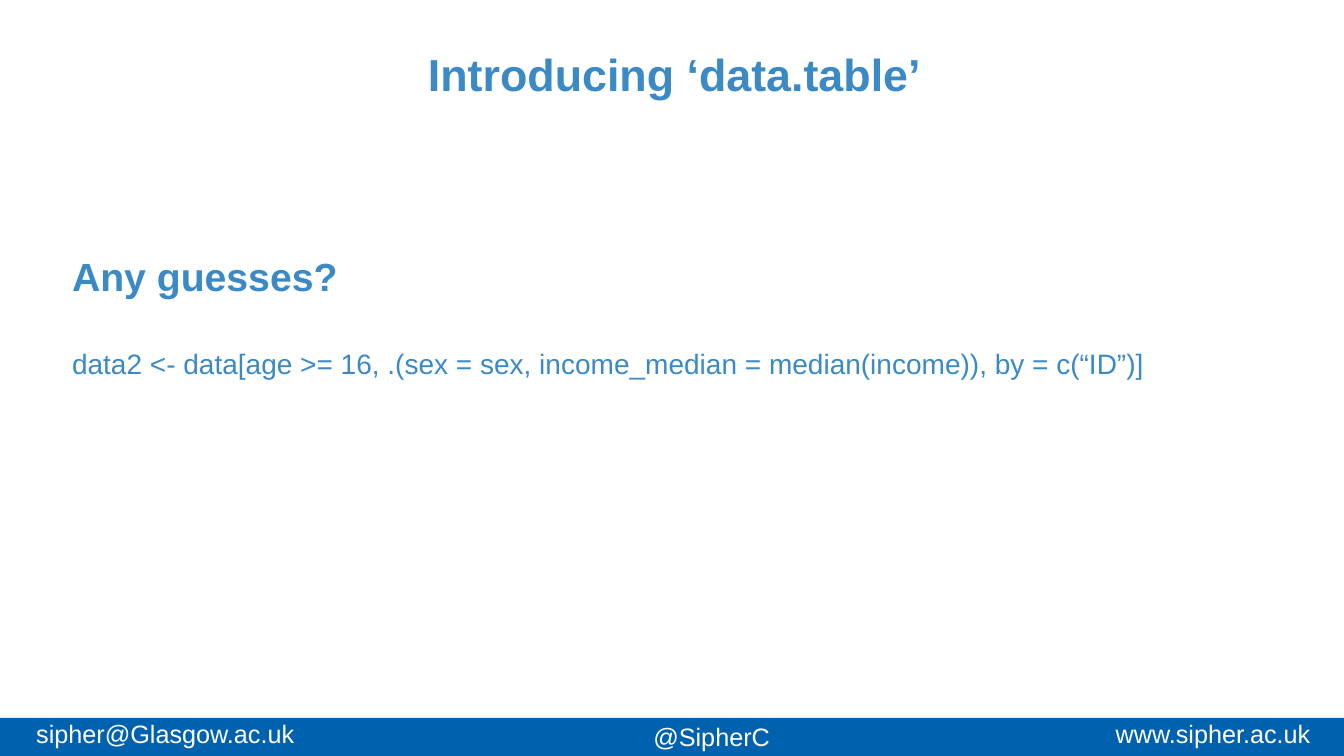
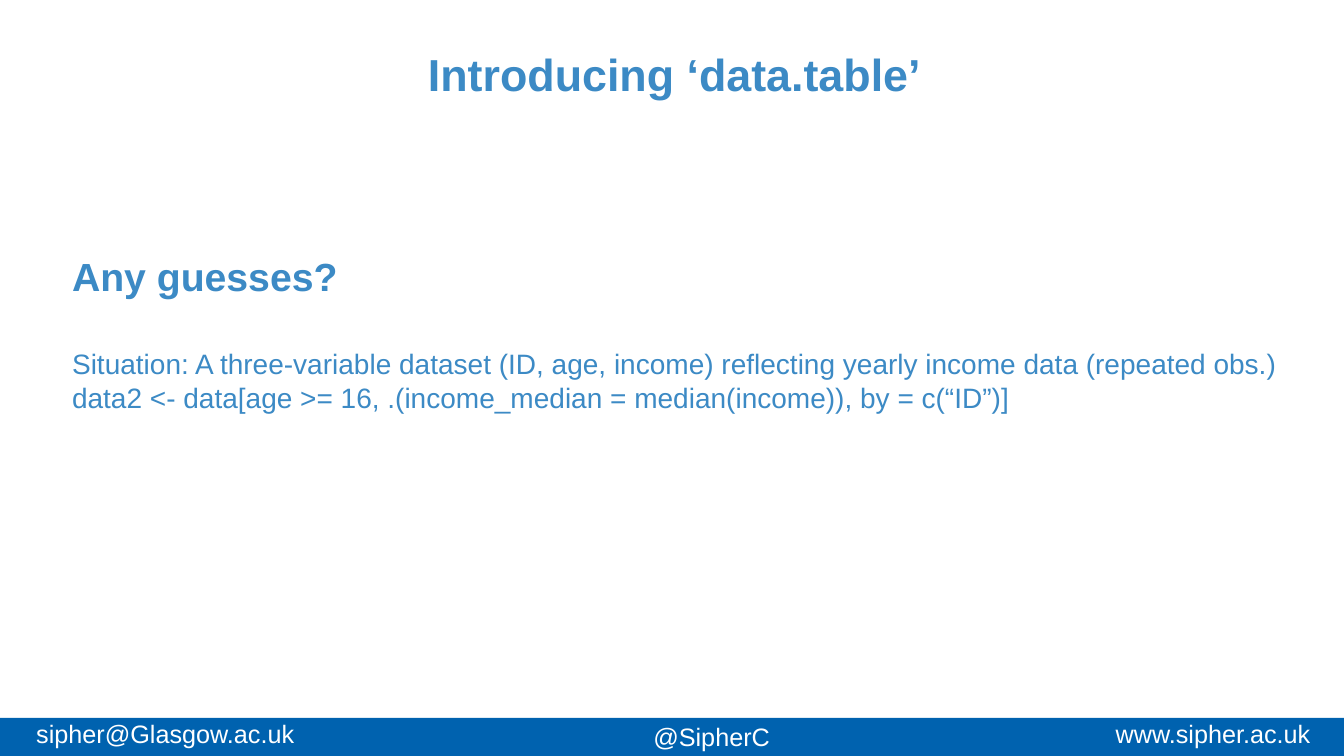
Before and after one commit to AndreasxHoehn/2024_RDS_DT, a slide deck: slide 12 of Slides/slides.pptx. Drawn at 1344x756 pixels with LibreOffice and Linux fonts; fonts in the diff are those of the drawing; background and template pictures are left out. Boxes give left, top, right and bottom in pixels: in the first picture for what was removed or moved away, otherwise in the second. Text is boxed around its words. In the diff, an @@ line names an element or a change of style, - is before the commit and + after.

Commit message:
last fixes
updated slides and code files, mainly typos

```diff
--- a/Slides/slides.pptx
+++ b/Slides/slides.pptx
@@ text at bbox=[72, 353, 1276, 413]: text changed @@
-data2 <- data[age >= 16, .(sex = sex, income_median = median(income)), by = c(“ID”)]
+Situation: A three-variable dataset (ID, age, income) reflecting yearly income data (repeated obs.)
+data2 <- data[age >= 16, .(income_median = median(income)), by = c(“ID”)]
```
Also in this commit, not shown: 7 other slides changed, 4 other files.
